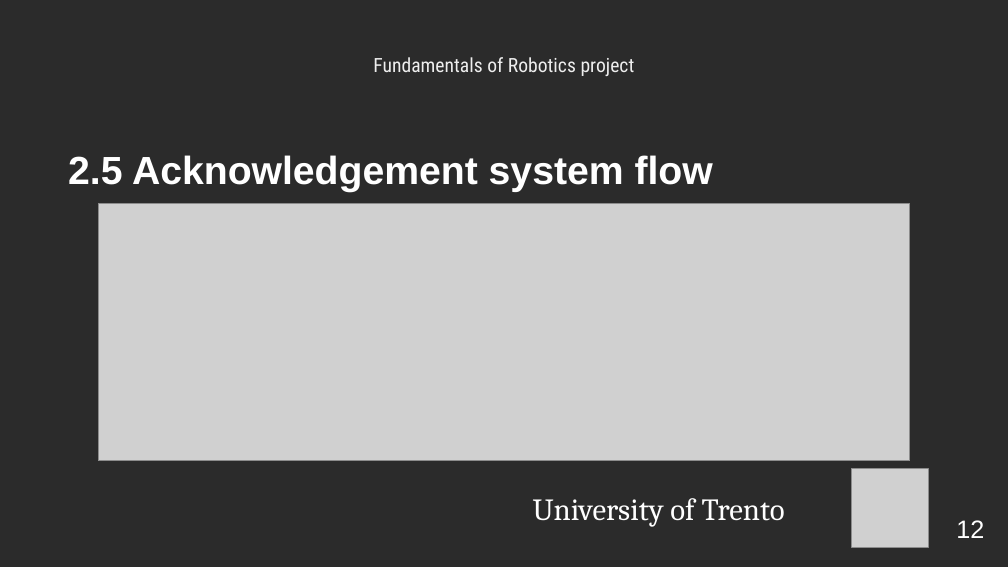
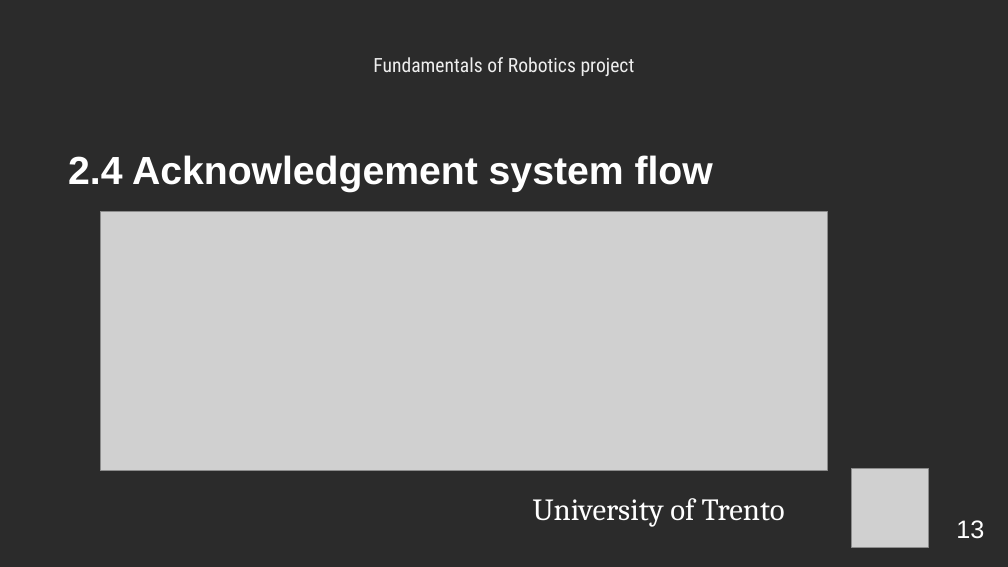
Before and after one commit to LordBions/Robotics_ICE23_UNITN, a slide deck: slide 13 of Documents/Robotics.pptx (slide 12 before the commit). Drawn at 1008x567 pixels with LibreOffice and Linux fonts; fonts in the diff are those of the drawing; grey boxes stand for pictures; background and template pictures are left out; a plain dark background stands for a picture behind light text. Boxes give left, top, right and bottom in pixels: in the first picture for what was removed or moved away, otherwise in the second. Text is boxed around its words. In the diff, an @@ line names an element or a change of style, - is before the commit and + after.

```diff
--- a/Documents/Robotics.pptx
+++ b/Documents/Robotics.pptx
@@ text at box(68, 155, 713, 192): text changed @@
-2.5 Acknowledgement system flow
+2.4 Acknowledgement system flow
@@ picture: place and size @@
-picture at box(98, 204, 909, 461)
+picture at box(101, 212, 828, 471)
@@ page number at box(956, 520, 984, 539): text changed @@
-12
+13
```
Also in this commit, not shown: 15 other slides changed, 4 slides added, 6 other files.
